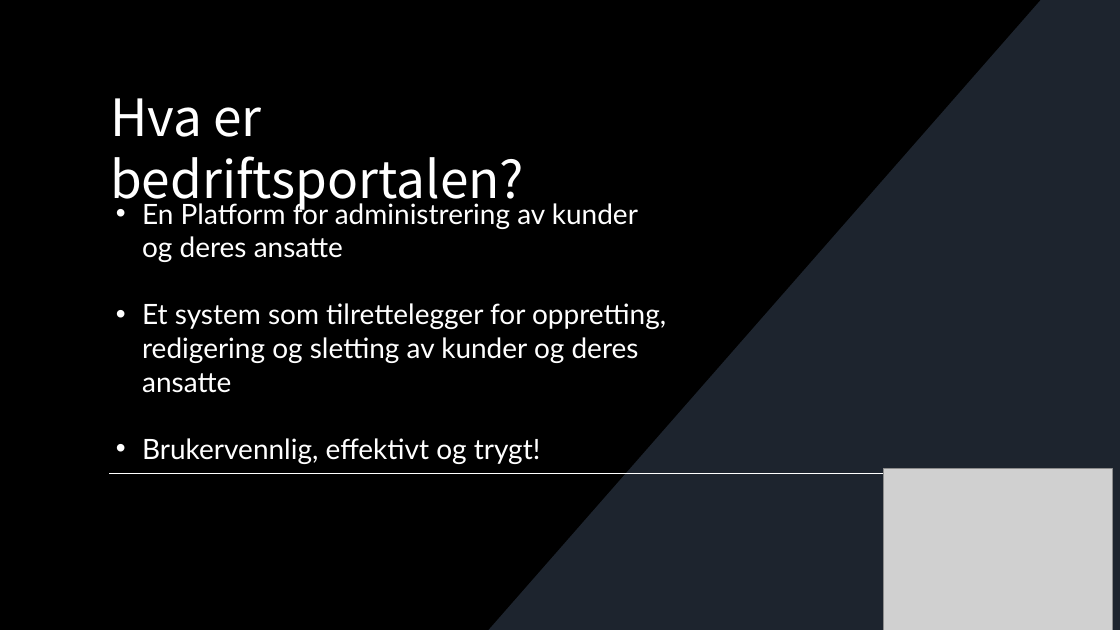
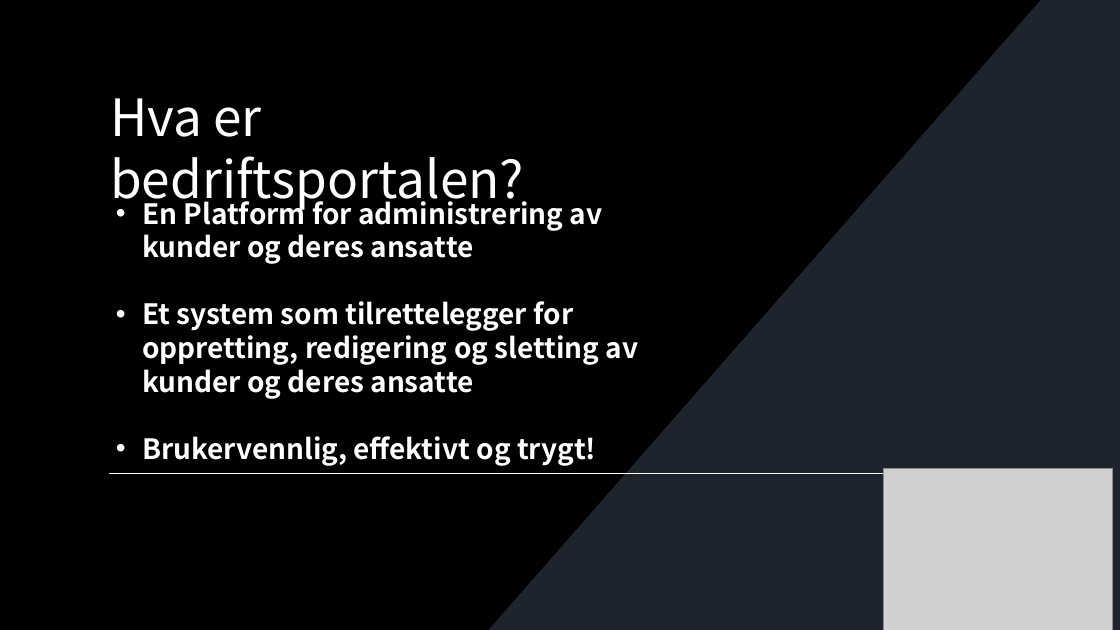
Before and after one commit to JonasTopper/Bedriftsportalen, a slide deck: slide 3 of Presentasjon.pptx. Drawn at 1120x630 pixels with LibreOffice and Linux fonts; fonts in the diff are those of the drawing; grey boxes stand for pictures; background and template pictures are left out. Boxes give left, top, right and bottom in pixels: in the first picture for what was removed or moved away, otherwise in the second. Text is boxed around its words. In the diff, an @@ line names an element or a change of style, - is before the commit and + after.

```diff
--- a/Presentasjon.pptx
+++ b/Presentasjon.pptx
@@ text "En Platform for administrering av ..." at [142,196,639,466]: font Lato to Noto Sans CJK JP, bold on @@
```
Also in this commit, not shown: 3 other slides changed, 3 slides added.
